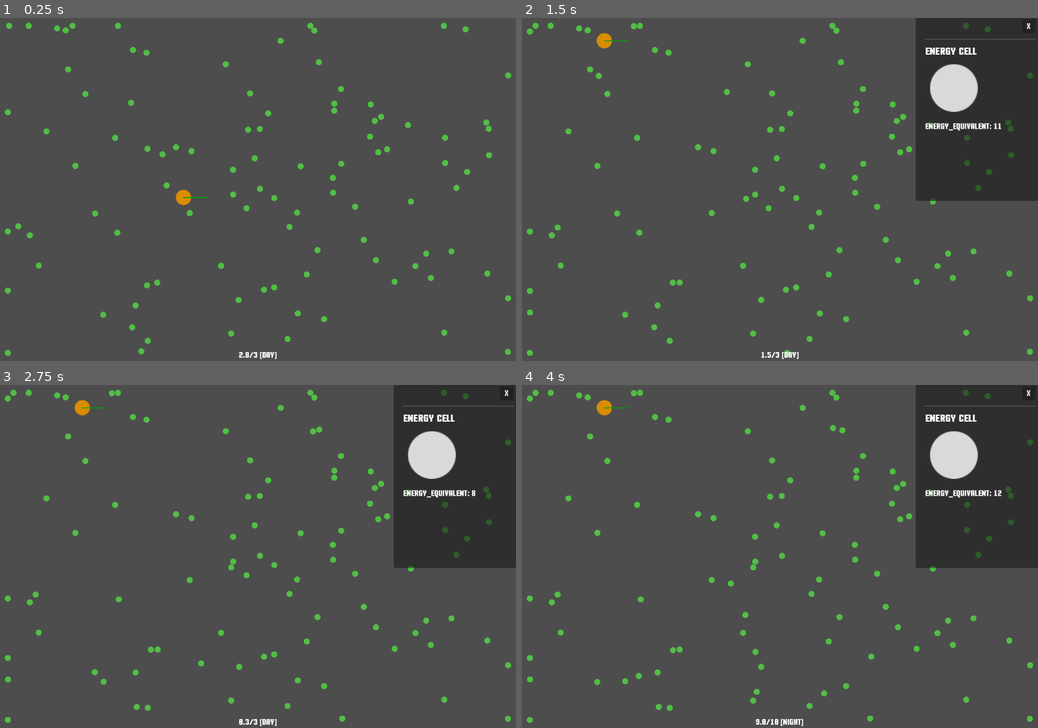
Above: before the commit, frames 1-4 (two rows, left to right).
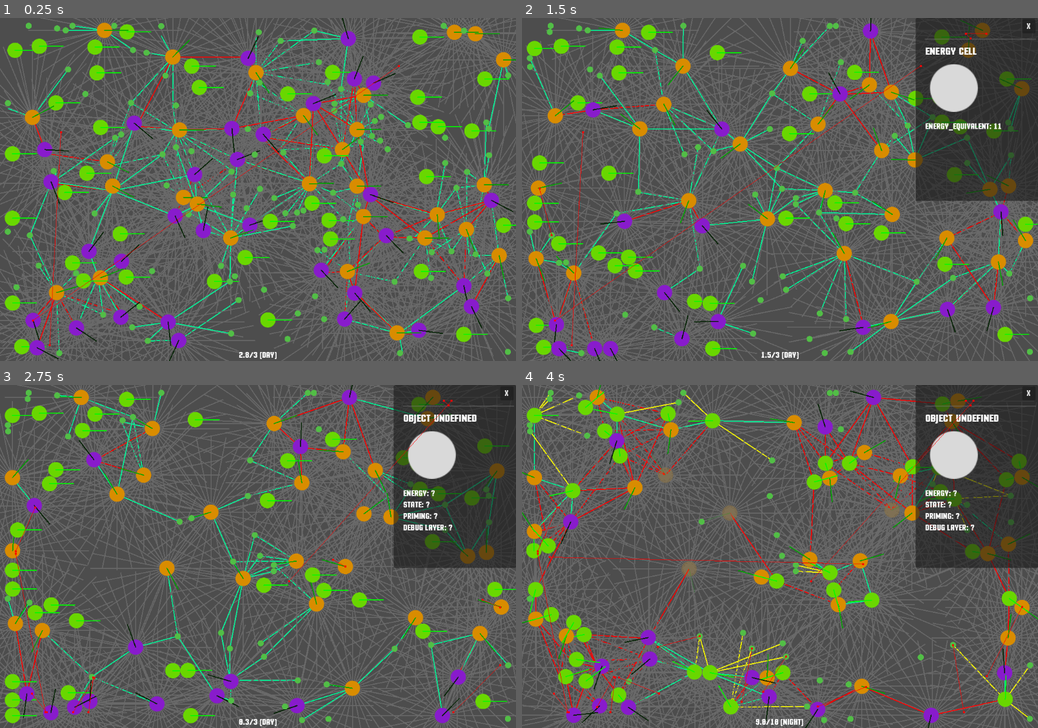
Above: after the commit, the same moments.

Repository: blekki/Bacteriostat
Game: Godot game, scene res://src/bacteriostat/bacteriostat.tscn
Same seed, same stepped clock (60 frames per second), same inputs: the game is played once before the commit and once after it.
Inputs (mouse positions are in pixels of both pictures, inside the frame that each line leads up to):
- Up to frame 1 (0.25 s): no input
- Up to frame 2 (1.5 s): drag from (707, 196) to (594, 24) at 0.52 s; drag from (594, 24) to (625, 316) at 1.27 s
- Up to frame 3 (2.75 s): move the mouse to (103, 679) at 2.02 s; click (103, 679) at 2.17 s
- Up to frame 4 (4 s): drag from (862, 529) to (614, 673) at 2.77 s; drag from (991, 539) to (625, 679) at 3.52 s

The runs differ from the first frame. In frame 1, 47% of the frame differs, in the area x 0-100%, y 0-100%; in frame 2, 35%; in frame 3, 34%; in frame 4, 39%.
Error before the commit: Parse Error: Cannot find member "NEUTRAL" in base "Enums.RelationshipTypes". (res://src/bacterium/green_bacterium.gd:89)

Commit message:
Tiny changes:
- Remove unneeded code (var's and comments).
- Set in [Hunting] possibility use only one action after
prey detection.
Example: (Bite and Dash) --> (Bite or Dash)

Diff:
--- a/src/bacterium/bacterium.gd
+++ b/src/bacterium/bacterium.gd
@@ -68,7 +68,7 @@
 func is_target_reached() -> bool:
 	return $NavigationAgent.is_navigation_finished()
 
-func set_nav_target(target_pos: Vector2):	# todo: rename into "_set_nav_target"
+func set_nav_target(target_pos: Vector2):
 	$NavigationAgent.target_position = target_pos
 
 func get_nav_target() -> Vector2:
--- a/src/bacterium/green_bacterium.gd
+++ b/src/bacterium/green_bacterium.gd
@@ -85,9 +85,8 @@
 	# rules how to identified object
 	var identification_rules = func(object: Entity) -> Enums.RelationshipTypes:
 		if object is Bacterium:
-			if object is GreenBacterium:
-				return Enums.RelationshipTypes.NEUTRAL
-			else: return Enums.RelationshipTypes.PREY	# anyway other bacteria is prey
+			if not object is GreenBacterium:
+				return Enums.RelationshipTypes.PREY
 		elif object is EnergyCell:
 			return Enums.RelationshipTypes.LURE	# green bacteria can't eat energy cells
 		return Enums.RelationshipTypes.NONE # default
--- a/src/bacterium/orange_bacterium.gd
+++ b/src/bacterium/orange_bacterium.gd
@@ -110,11 +110,12 @@
 func _choice_hunting_action(prey_record: InfoPack):
 	# choice action
 	if prey_record.is_not_empty():
-		set_nav_target(prey_record.object.position)
+		set_nav_target(prey_record.object.position)	# save last target pos
+
 		var distance: float = (prey_record.object.position - self.position).length()
 		if distance < attack_radius:
 			bite_target(prey_record.object)
-		if distance < view_distance:
+		elif distance < view_distance:
 			if cooldown_timer.is_stopped():	# activate power-dash if cooldown timeout
 				dash_timer.start(3)
 			intercept_target(get_nav_target(), prey_record.object.velocity)
--- a/src/bacterium/purple_bacterium.gd
+++ b/src/bacterium/purple_bacterium.gd
@@ -66,13 +66,14 @@
 	_choice_hunting_action(prey_record)
 
 func _choice_hunting_action(target_record: InfoPack):
+	# choice action
 	if target_record.is_not_empty():
-		set_nav_target(target_record.object.position)
+		set_nav_target(target_record.object.position)	# save last target pos
 
-		var distance: float = (target_record.object.position - position).length()
-		if distance < view_distance:
-			intercept_target(get_nav_target(), target_record.object.velocity)
+		var distance: float = (target_record.object.position - self.position).length()
 		if distance < attack_radius:
 			bite_target(target_record.object)
+		elif distance < view_distance:
+			intercept_target(get_nav_target(), target_record.object.velocity)
 	else:
 		patrol() # continue find target
--- a/src/entity/entity.gd
+++ b/src/entity/entity.gd
@@ -4,7 +4,6 @@
 
 # > pixel/physic_frame
 const PASSIVE_DECELERATION: float = 2.0
-const COLLISION_DEFLECTION: float = 5.0
 
 @export var obj_name: String = "Raw Entity"
 @export var energy: int = 50	# equivalent to health
--- a/src/info_pack.gd
+++ b/src/info_pack.gd
@@ -5,13 +5,13 @@
 var object: Entity = null
 var relationship: Enums.RelationshipTypes = Enums.RelationshipTypes.NONE
 
-func _init(object: Entity, relationship: Enums.RelationshipTypes):
-	set_pack(object, relationship)
+func _init(_object: Entity, _relationship: Enums.RelationshipTypes):
+	set_pack(_object, _relationship)
 
 # can be used to a fast way save parameters
-func set_pack(object: Entity, relationship: Enums.RelationshipTypes):
-	self.object = object
-	self.relationship = relationship
+func set_pack(_object: Entity, _relationship: Enums.RelationshipTypes):
+	self.object = _object
+	self.relationship = _relationship
 
 static func get_empty_pack() -> InfoPack:
 	return InfoPack.new(null, Enums.RelationshipTypes.NONE)
--- a/src/map/map.gd
+++ b/src/map/map.gd
@@ -8,10 +8,10 @@
 const purple_bacteria_instance = preload("res://src/bacterium/purple_bacterium.tscn")
 const energy_cell_instance     = preload("res://src/energy_cell/energy_cell.tscn")
 
-var collision_borders: Array[CollisionShape2D] = []
 var bacteria: Array[Bacterium] = []
 var energy_cells: Array[EnergyCell] = []
 
+# <> technical
 var _selected_object: CharacterBody2D = null
 
 func _ready():
